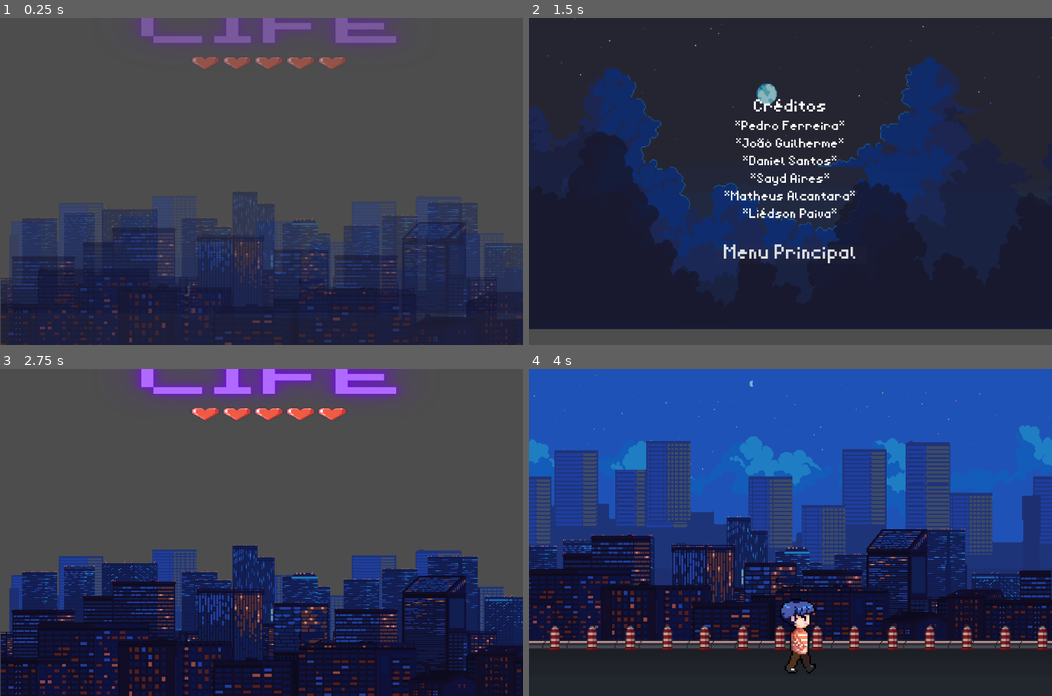
Above: before the commit, frames 1-4 (two rows, left to right).
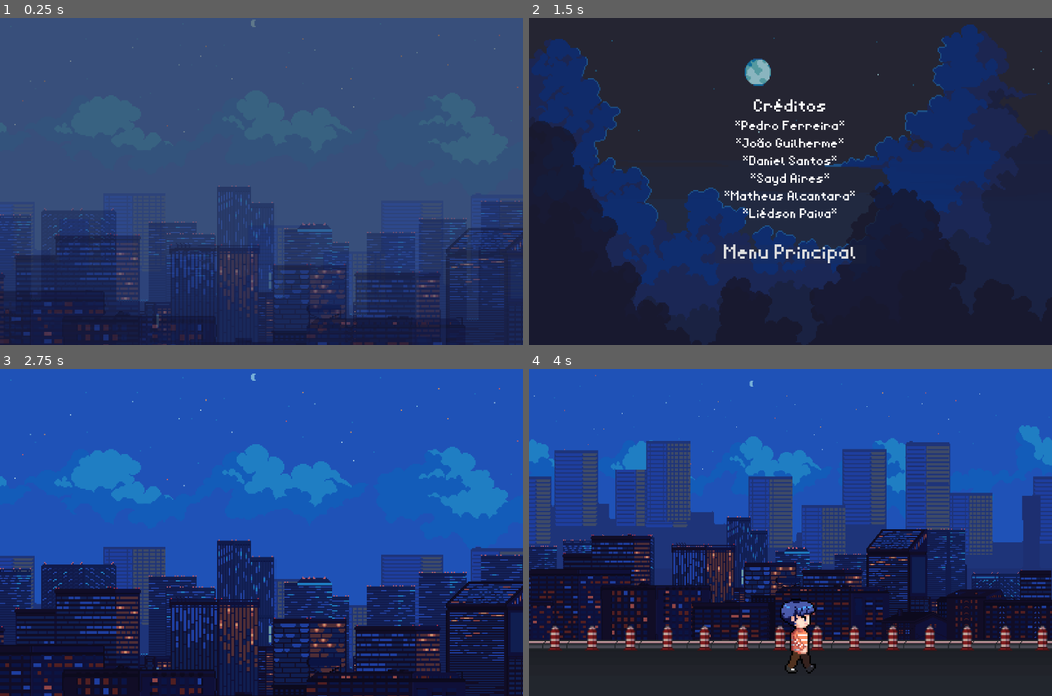
Above: after the commit, the same moments.

Repository: JohnWilliam24dev/FinanceLife
Game: Godot game, scene res://Cenas/Menu/menu.tscn
Two runs of this game, one before a commit and one after it. Both use one fixed random seed, a clock stepped at 60 frames per second and the inputs below.
Inputs (mouse positions are in pixels of both pictures, inside the frame that each line leads up to):
- Up to frame 1 (0.25 s): no input
- Up to frame 2 (1.5 s): move the mouse to (905, 165) at 0.52 s; click "CRÉDITOS" at 1.25 s
- Up to frame 3 (2.75 s): click "Menu Principal" at 2 s
- Up to frame 4 (4 s): move the mouse to (685, 548) at 2.77 s; click "NOVO JOGO" at 3.5 s

The runs differ from the first frame. In frame 1, 78% of the frame differs, in the area x 0-100%, y 0-100%; in frame 2, 29%; in frame 3, 83%; in frame 4, nothing differs.

Commit message:
Ajustes Gerais
Ajuste na resolução das telas e adicionado primeira animação da cena 1 Ato 1

Diff:
--- a/financelife/Cenas/Menu/créditos.tscn
+++ b/financelife/Cenas/Menu/créditos.tscn
@@ -125,22 +125,25 @@
 
 [node name="Camada 4" type="Sprite2D" parent="bg/Animação Céu Estrelado"]
 texture_filter = 1
+scale = Vector2(1.3, 1.3)
 texture = ExtResource("1_vbnjr")
 script = ExtResource("2_12iko")
 
 [node name="Camada 3" type="Sprite2D" parent="bg/Animação Céu Estrelado"]
 texture_filter = 1
-position = Vector2(3.18182, -26.5246)
+scale = Vector2(1.3, 1.3)
 texture = ExtResource("3_gg8hv")
 script = ExtResource("2_12iko")
 
 [node name="Camada 2" type="Sprite2D" parent="bg/Animação Céu Estrelado"]
 texture_filter = 1
+scale = Vector2(1.3, 1.3)
 texture = ExtResource("4_bhpwv")
 script = ExtResource("2_12iko")
 
 [node name="Camada 1" type="Sprite2D" parent="bg/Animação Céu Estrelado"]
 texture_filter = 1
+scale = Vector2(1.3, 1.3)
 texture = ExtResource("5_6d0lj")
 script = ExtResource("2_12iko")
 
--- a/financelife/Cenas/Menu/menu.tscn
+++ b/financelife/Cenas/Menu/menu.tscn
@@ -48,12 +48,12 @@
 "times": PackedFloat32Array(0),
 "transitions": PackedFloat32Array(1),
 "update": 0,
-"values": [Vector2(-417, -338)]
+"values": [Vector2(-445.523, -481.731)]
 }
 
 [sub_resource type="Animation" id="Animation_diq5w"]
 resource_name = "TransiçãoInicial"
-length = 1.3
+length = 1.4
 tracks/0/type = "value"
 tracks/0/imported = false
 tracks/0/enabled = true
@@ -85,10 +85,10 @@
 tracks/2/interp = 1
 tracks/2/loop_wrap = true
 tracks/2/keys = {
-"times": PackedFloat32Array(1.06667, 1.3),
+"times": PackedFloat32Array(1.06667, 1.4),
 "transitions": PackedFloat32Array(1, 1),
 "update": 0,
-"values": [Vector2(-417, -700), Vector2(-417, -338)]
+"values": [Vector2(-445.523, -900), Vector2(-445.523, -481.731)]
 }
 
 [sub_resource type="AnimationLibrary" id="AnimationLibrary_rosih"]
@@ -130,52 +130,49 @@
 scale = Vector2(2.06759, 2.15962)
 
 [node name="Camada 5" type="Sprite2D" parent="bg/AnimaçãoBackgroud"]
-visible = false
-texture_filter = 1
-position = Vector2(1.28007, -22.2618)
-scale = Vector2(1.06767, 1.26376)
+texture_filter = 1
+scale = Vector2(1.35, 1.35)
 texture = ExtResource("2_aj20m")
 script = ExtResource("5_lupii")
 
 [node name="Camada 4" type="Sprite2D" parent="bg/AnimaçãoBackgroud"]
 texture_filter = 1
-position = Vector2(-6.40037, -12.4666)
-scale = Vector2(0.968348, 1.06626)
+scale = Vector2(1.35, 1.35)
 texture = ExtResource("3_5xnfl")
 script = ExtResource("5_lupii")
 
 [node name="Camada 3" type="Sprite2D" parent="bg/AnimaçãoBackgroud"]
 texture_filter = 1
+scale = Vector2(1.35, 1.35)
 texture = ExtResource("4_dfc5k")
 script = ExtResource("5_lupii")
 
 [node name="Camada 2" type="Sprite2D" parent="bg/AnimaçãoBackgroud"]
 texture_filter = 1
+scale = Vector2(1.35, 1.35)
 texture = ExtResource("6_holvj")
 script = ExtResource("5_lupii")
 
 [node name="Camada 1" type="Sprite2D" parent="bg/AnimaçãoBackgroud"]
 texture_filter = 1
+scale = Vector2(1.35, 1.35)
 texture = ExtResource("7_ld7w0")
 script = ExtResource("5_lupii")
 
 [node name="LogoTipo" type="TextureRect" parent="bg"]
-texture_filter = 1
 layout_mode = 1
 anchors_preset = 8
 anchor_left = 0.5
 anchor_top = 0.5
 anchor_right = 0.5
 anchor_bottom = 0.5
-offset_left = -437.0
-offset_top = -358.0
-offset_right = 643.0
-offset_bottom = 722.0
-grow_horizontal = 2
-grow_vertical = 2
-scale = Vector2(0.781707, 0.467857)
-size_flags_horizontal = 4
-size_flags_vertical = 6
+offset_left = -465.523
+offset_top = -920.0
+offset_right = 614.477
+offset_bottom = 160.0
+grow_horizontal = 2
+grow_vertical = 2
+scale = Vector2(0.807122, 0.52552)
 texture = ExtResource("8_d80g6")
 
 [node name="MarginContainer" type="MarginContainer" parent="."]
@@ -186,9 +183,9 @@
 anchor_right = 0.5
 anchor_bottom = 0.5
 offset_left = -47.0
-offset_top = 137.0
+offset_top = 500.0
 offset_right = 80.0
-offset_bottom = 239.0
+offset_bottom = 602.0
 grow_horizontal = 2
 grow_vertical = 2
 rotation = 3.14159
--- a/financelife/Utilitarios/CenaDeTransicao/transition.tscn
+++ b/financelife/Utilitarios/CenaDeTransicao/transition.tscn
@@ -14,6 +14,21 @@
 shader_parameter/curtains = 1.0
 shader_parameter/type = 1
 
+[sub_resource type="Animation" id="Animation_cnxhf"]
+length = 0.001
+tracks/0/type = "value"
+tracks/0/imported = false
+tracks/0/enabled = true
+tracks/0/path = NodePath(".:material:shader_parameter/progress")
+tracks/0/interp = 1
+tracks/0/loop_wrap = true
+tracks/0/keys = {
+"times": PackedFloat32Array(0),
+"transitions": PackedFloat32Array(1),
+"update": 0,
+"values": [0.0]
+}
+
 [sub_resource type="Animation" id="Animation_70nil"]
 resource_name = "transition_in"
 length = 0.5
@@ -28,21 +43,6 @@
 "transitions": PackedFloat32Array(1, 1),
 "update": 0,
 "values": [0.0, 1.0]
-}
-
-[sub_resource type="Animation" id="Animation_cnxhf"]
-length = 0.001
-tracks/0/type = "value"
-tracks/0/imported = false
-tracks/0/enabled = true
-tracks/0/path = NodePath(".:material:shader_parameter/progress")
-tracks/0/interp = 1
-tracks/0/loop_wrap = true
-tracks/0/keys = {
-"times": PackedFloat32Array(0),
-"transitions": PackedFloat32Array(1),
-"update": 0,
-"values": [0.0]
 }
 
 [sub_resource type="Animation" id="Animation_qyupl"]
